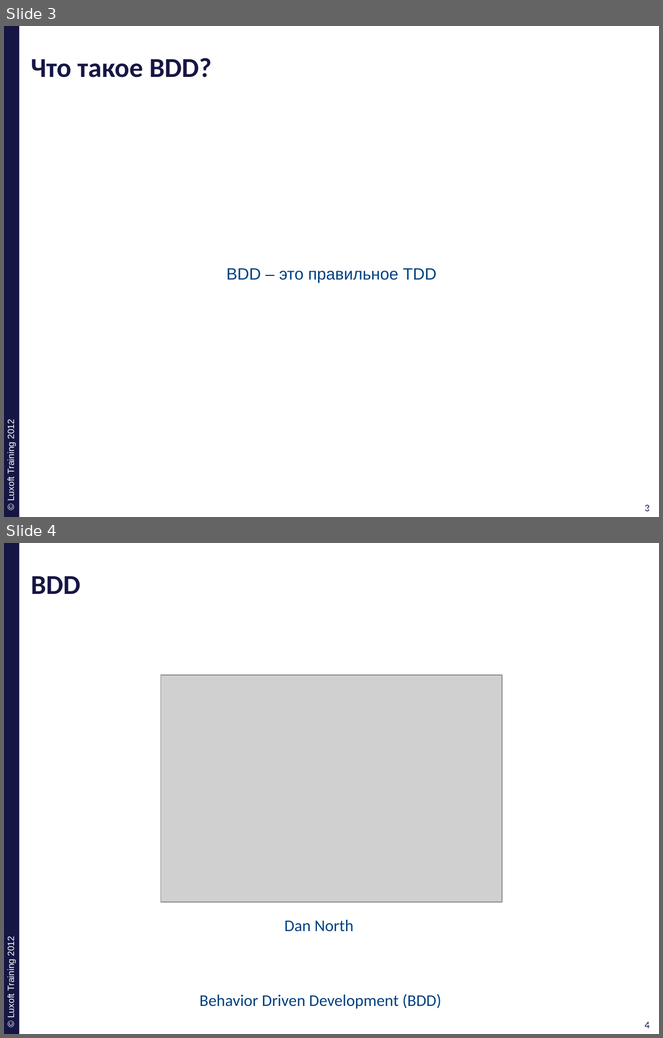
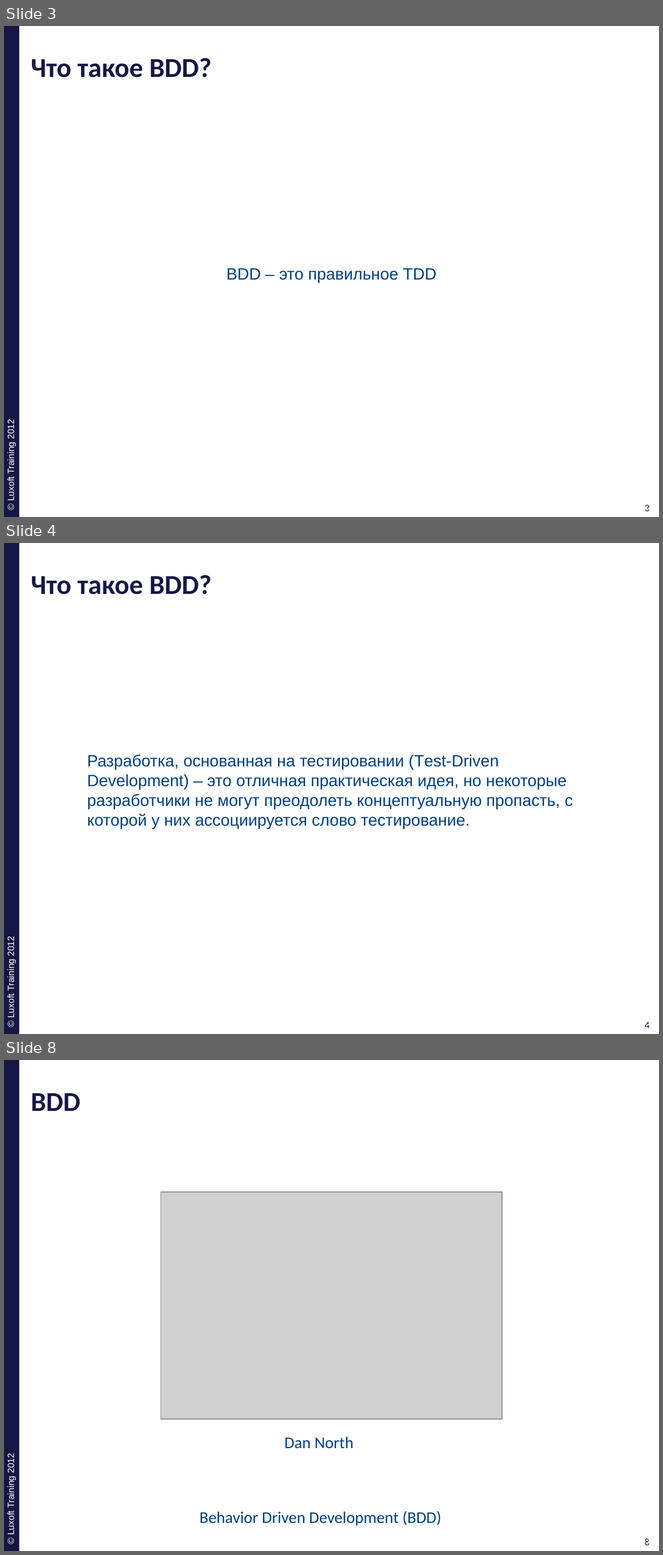
Before and after one commit to ivan-dyachenko/Trainings, a slide deck: Test Driven Development/materials/pptx/7. TDD-BDD.pptx. Shown one above the other, each under a label of ours: slides 3 and 4 before the commit, slides 3, 4 and 8 after it; the slides between them are not shown. The pictures are 663x1038 and 663x1555 pixels, drawn with LibreOffice and Linux fonts; fonts in the diff are those of the drawing; grey boxes stand for pictures; background and template pictures are left out. Boxes give left, top, right and bottom in pixels: in the first picture for what was removed or moved away, otherwise in the second. Text is boxed around its words. In the diff, an @@ line names an element or a change of style, - is before the commit and + after.

```diff
--- a/Test Driven Development/materials/pptx/7. TDD-BDD.pptx
+++ b/Test Driven Development/materials/pptx/7. TDD-BDD.pptx
@@ slide 4 added at (x1=4, y1=543, x2=659, y2=1034), background #FFFFFF; not listed: 4 template elements that a slide beside it also shows @@
@@ title added at (x1=31, y1=575, x2=212, y2=594), 30 pt, text #161645, bold @@
+Что такое BDD?
@@ text added at (x1=87, y1=755, x2=573, y2=829), 18 pt, text #004080 @@
+Разработка, основанная на тестировании (Test-Driven Development) – это отличная практическая идея, но некоторые разработчики не могут преодолеть концептуальную пропасть, с которой у них ассоциируется слово тестирование.
@@ what was slide 4 is now slide 8 @@
@@ page number at (x1=645, y1=1539, x2=650, y2=1546): text changed @@
-4
+8
@@ page number at (x1=648, y1=1539, x2=653, y2=1546): text changed @@
-4
+8
```
Also in this commit, not shown: 4 other slides added, 5 other files.
